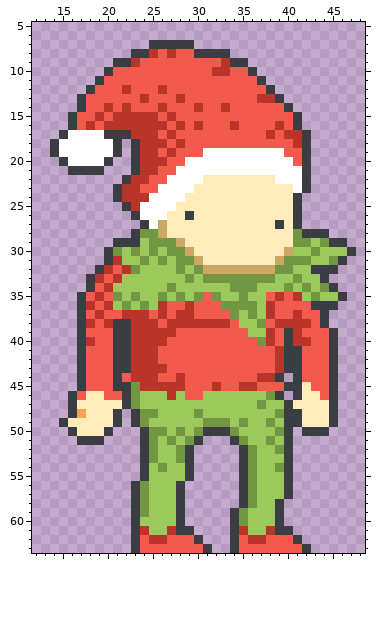
Pixel-art sprite -- Assets/img/elf.png. Above is the file before it was changed.
The file is 64x64 pixels. Shown: x 12..48, y 5..63.
The same view after the edit:
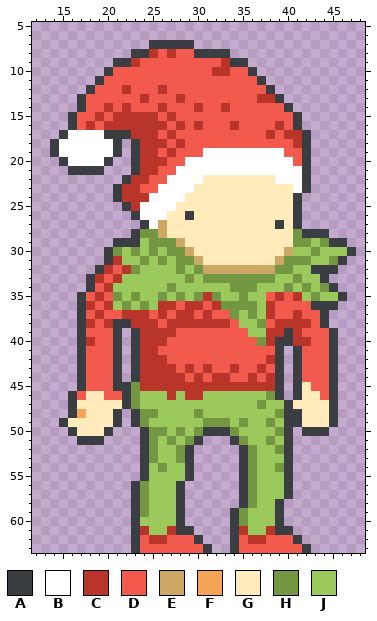
Palette (. is transparent): A #3a3d42  B #ffffff  C #b9352a  D #f25a4e  E #cda864  F #f5a356  G #ffecba  H #739643  J #9bc95b
Change:
Changed rows in their new state; - is an unchanged pixel.
first column x 22:
35 ---------C---------
36 -----C--C-C--------
37 ---------C---------
39 .A---------------C-
40 .A---------------A-
41 .A---------------A.
42 .A--C-----------CA.
43 .A---C-C-C--C--C-A.
44 .A--CC--C-CC--CD---
45 -------CCC-CC--CCA.
46 -------CC----------
Changed places in both pictures, as pixel boxes (x1, y1, x2, y2):
changed: (167, 292, 221, 319)
changed: (122, 328, 293, 400)
